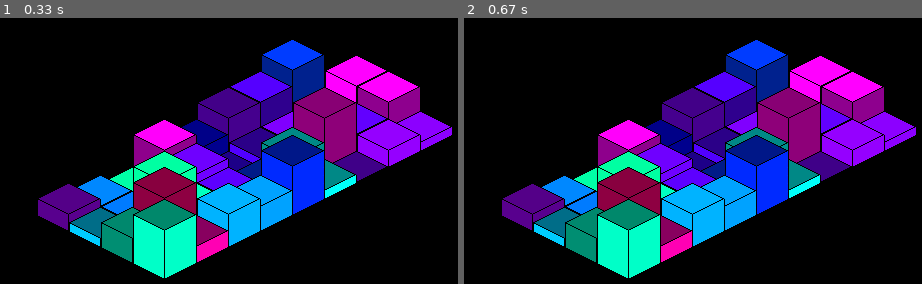
Above: before the commit, frames 1-2 (left to right).
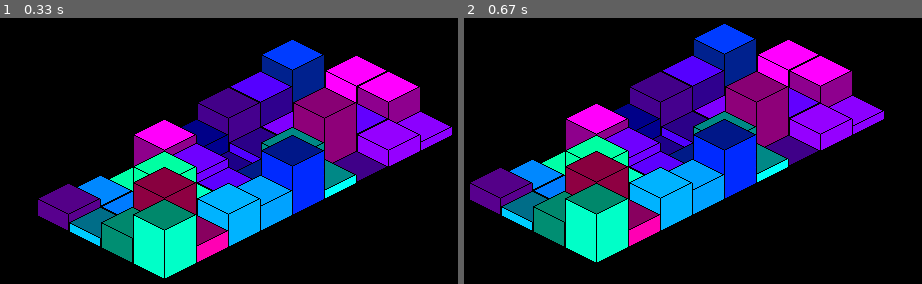
Above: after the commit, the same moments.

Repository: Zren/pyTactics
Game: pygame game, started from pyTactics.py
Same seed, same stepped clock (60 frames per second), same inputs: the game is played once before the commit and once after it. The source is Python 2; it was converted automatically to run under Python 3.
Inputs:
- Up to frame 1 (0.33 s): no input
- Up to frame 2 (0.67 s): hold P from 0.33 s (still down); hold Right from 0.33 s (still down)

Frame 1 is identical in both runs. In frame 2, 38% of the frame differs, in the area x 1-99%, y 2-98%.

Commit message:
Keyboard Arrows Key movement

Diff:
--- a/IsoTacticsEngine.py
+++ b/IsoTacticsEngine.py
@@ -15,28 +15,28 @@
 from PyGameEngine import PyGameEngine
 
 def isoGridRenderOrder(width, height):
-        order = []
-        col, row = 0, 0
-        index = 0
-        while True:
-            order.append((col,row))
-            if col >= width-1 and row >= height-1:
-                break
-            col -= 1
-            row += 1
-            if col < 0 or row >= height:
-                index += 1
-                col = index
-                row = 0
-                if index >= width:
-                    overflow = index - width + 1
-                    row +=  overflow
-                    col = width - 1
-        return order
-
-class Unit:
-    def __init__(self):
-        self.currentAction = None
+    order = []
+    col, row = 0, 0
+    index = 0
+    while True:
+        order.append((col,row))
+        if col >= width-1 and row >= height-1:
+            break
+        col -= 1
+        row += 1
+        if col < 0 or row >= height:
+            index += 1
+            col = index
+            row = 0
+            if index >= width:
+                overflow = index - width + 1
+                row +=  overflow
+                col = width - 1
+    return order
+def isoCoordinates(col, row):
+    x = col * (Config.tileWidth/2) - row * (Config.tileWidth/2)
+    y = col * (Config.tileHeight/2) + row * (Config.tileHeight/2)
+    return [x, y]
 
 class Cell:
     def __init__(self, x, y, h=0, groundTexture=None, wallTexture=None):
@@ -73,8 +73,7 @@
                 continue
             tile = cell.render()
             # Isometric Coordinates
-            x = col * (Config.tileWidth/2) - row * (Config.tileWidth/2)
-            y = col * (Config.tileHeight/2) + row * (Config.tileHeight/2)
+            x, y = isoCoordinates(col, row)
             # Tile Height
             y -= cell.h * Config.tileWallHeight
             # Center on surface
@@ -84,35 +83,55 @@
             x -= (Config.tileWidth/2)
             y -= (Config.tileHeight/2)
             # Centering offset
-            x += centerOnCell[0] * Config.tileWidth
-            y += centerOnCell[1] * Config.tileHeight
+            offset = isoCoordinates(centerOnCell[0], centerOnCell[1])
+            x -= offset[0]
+            y -= offset[1]
             surface.blit(tile, (x,y))
         return surface
 
+class Player:
+    def __init__(self):
+        self.currentAction = None
 
 class PlayerGrid(IsoGrid):
     def __init__(self, dimensions):
         width, height = dimensions
         IsoGrid.__init__(self, dimensions, [[None for y in range(height)] for x in range(width)])
+        self.players = []
+    def move(a, b):
+        pass
+    def addPlayer(self, player, coord):
+        if self[coord]:
+            raise Exception, "Player already at that location"
+        self.players.append(player)
+        self[coord] = player
+
 
 class GroundGrid(IsoGrid):
     def __init__(self, dimensions):
         width, height = dimensions
         IsoGrid.__init__(self, dimensions, [[Cell(x,y) for y in range(height)] for x in range(width)])
 
-
 class IsoScene:
     def __init__(self, groundGrid, playerGrid):
         self.groundGrid = groundGrid
         self.playerGrid = playerGrid
-        self.camera = (0, 0)
+        self.camera = [0, 0]
         self.layers = [self.groundGrid, self.playerGrid]
+
+    def update(self):
+        pass
 
     def render(self, dimensions):
         surface = pygame.Surface(dimensions, pygame.SRCALPHA, 32)
         for layer in self.layers:
             surface.blit(layer.render(dimensions, self.camera), (0,0))
         return surface
+    def addPlayer(self):
+        self.playerGrid
+    def shiftCamera(self, x, y):
+        self.camera[0] += x
+        self.camera[1] += y
 
 class IsoTacticsEngine(PyGameEngine):
     def __init__(self, title, icon):
@@ -146,9 +165,18 @@
             self.paused = True
         elif key == pygame.K_g:
             self.setup()
+        elif key == pygame.K_RIGHT:
+            self.scene.shiftCamera(1, 0)
+        elif key == pygame.K_DOWN:
+            self.scene.shiftCamera(0, 1)
+        elif key == pygame.K_LEFT:
+            self.scene.shiftCamera(-1, 0)
+        elif key == pygame.K_UP:
+            self.scene.shiftCamera(0, -1)
     def gameTick(self):
         self.screen.fill((0, 0, 0))
         self.screen.blit(self.scene.render(Config.resolution), (0, 0))
+        print self.scene.camera
     def loadScene(self, scene):
         self.scene = scene
 
--- a/PyGameEngine.py
+++ b/PyGameEngine.py
@@ -16,6 +16,7 @@
     def __init__(self, title, icon):
         print "Initialize PyGame"
         pygame.init()
+        self.screen = None
         self.title = title
         self.icon = icon
         self.paused = False
@@ -49,6 +50,9 @@
             self.running = False
         elif key == pygame.K_p:
             self.paused = True
+            self.renderPauseScreen()
+    def renderPauseScreen(self):
+        self.screen.fill((255, 255, 255, 128))
     def userEvent(self):
         self.fpsCounter += 1
         if pygame.time.get_ticks() - self.lastFPSTime >= 1000:
Not shown, changed: PyGameEngine.pyc
